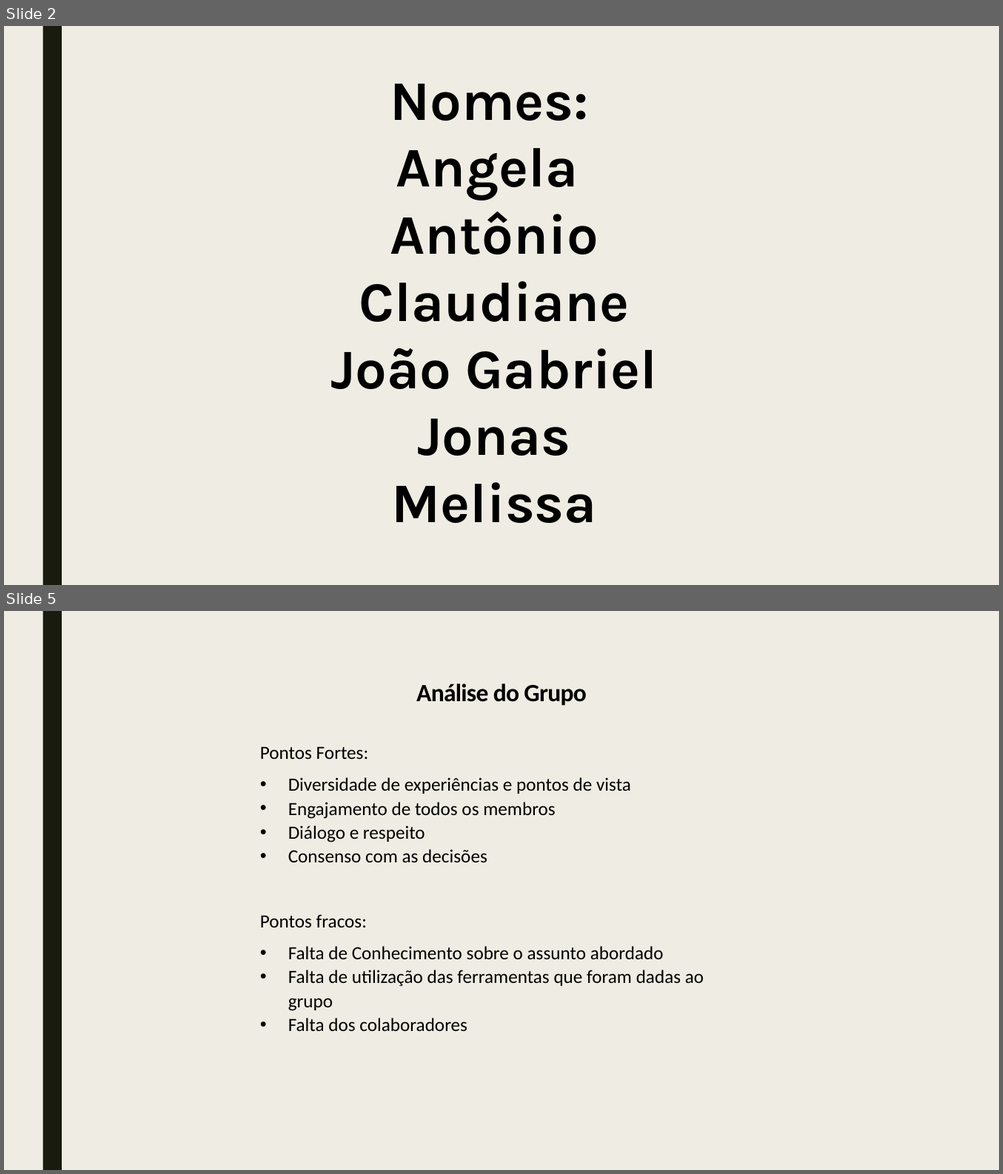
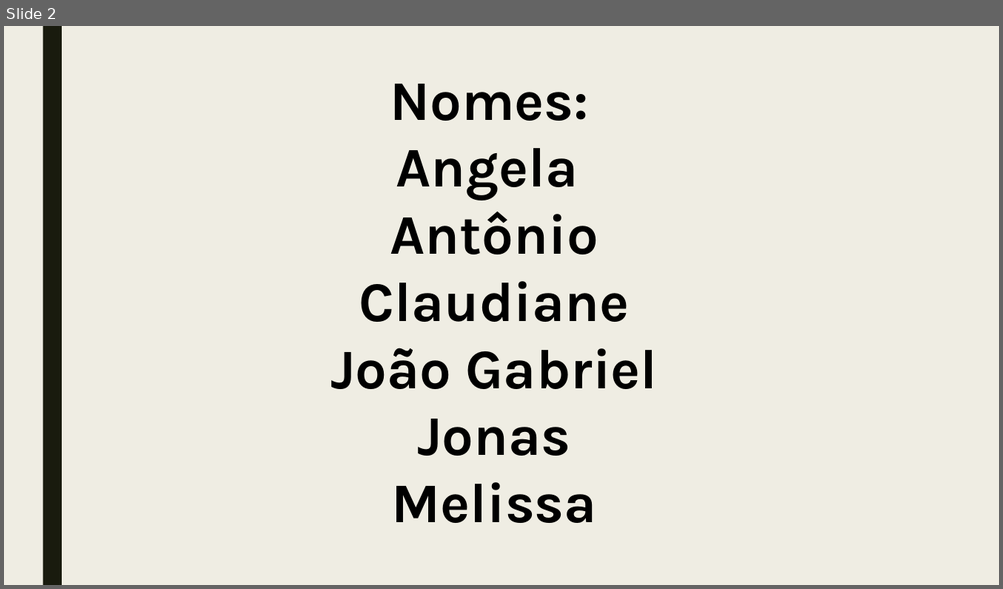
Before and after one commit to Time-Cinco/Avalia-o-1-e-2-, a slide deck: Apresentação time cinco.pptx. Shown one above the other, each under a label of ours: slides 2 and 5 before the commit, slide 2 after it; the slides between them are not shown. The pictures are 1003x1174 and 1003x589 pixels, drawn with LibreOffice and Linux fonts; fonts in the diff are those of the drawing. Boxes give left, top, right and bottom in pixels: in the first picture for what was removed or moved away, otherwise in the second. Text is boxed around its words. In the diff, an @@ line names an element or a change of style, - is before the commit and + after.

```diff
--- a/Apresentação time cinco.pptx
+++ b/Apresentação time cinco.pptx
@@ slide 5 removed at [4, 611, 999, 1170], background #EFEDE3; not listed: 1 template element that a slide beside it also shows @@
@@ text removed at [260, 684, 703, 1032] @@
-Análise do Grupo
-Pontos Fortes:
-• Diversidade de experiências e pontos de vista
-• Engajamento de todos os membros
-• Diálogo e respeito
-• Consenso com as decisões
-Pontos fracos:
-• Falta de Conhecimento sobre o assunto abordado
-• Falta de utilização das ferramentas que foram dadas ao grupo
-• Falta dos colaboradores
```
Also in this commit, not shown: 5 slides changed, 5 slides added, 5 other slides removed.
